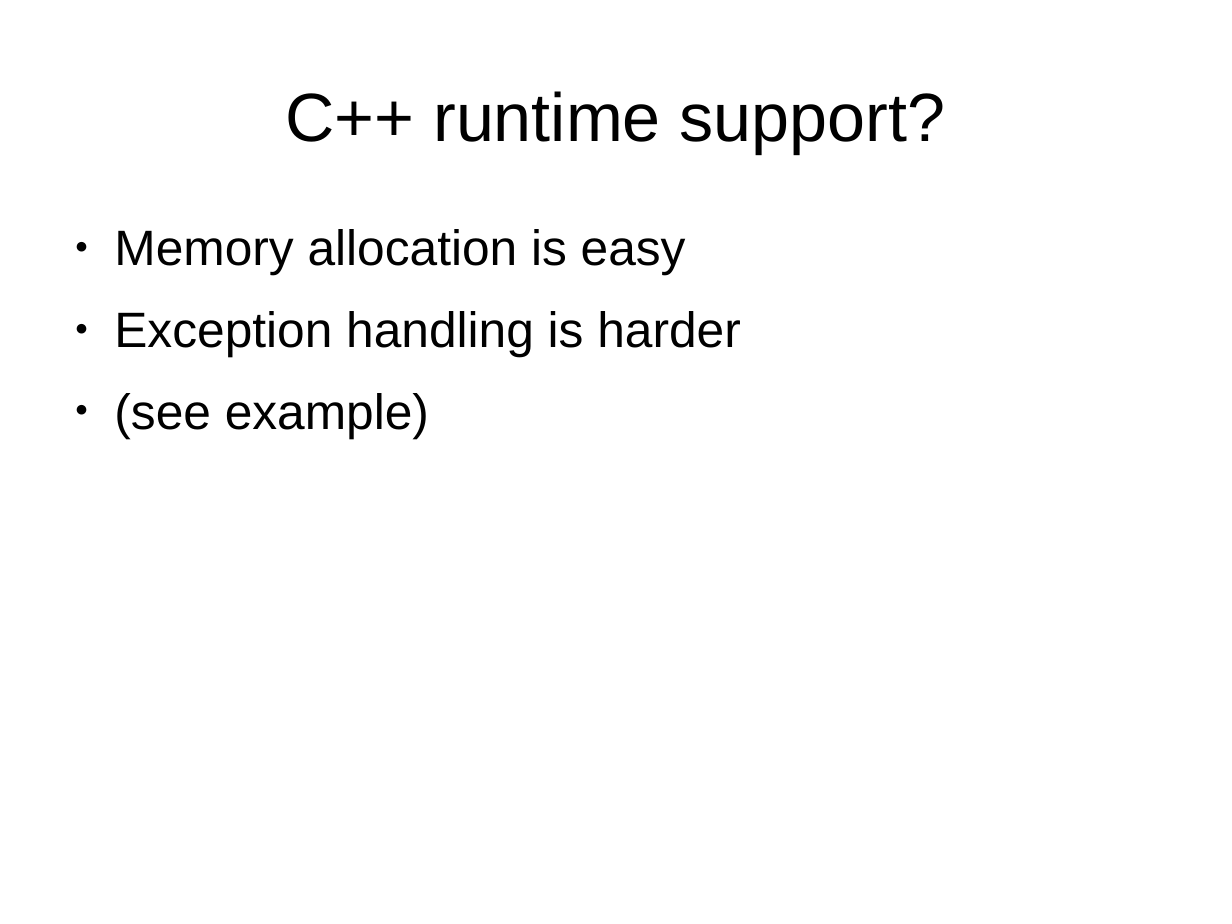
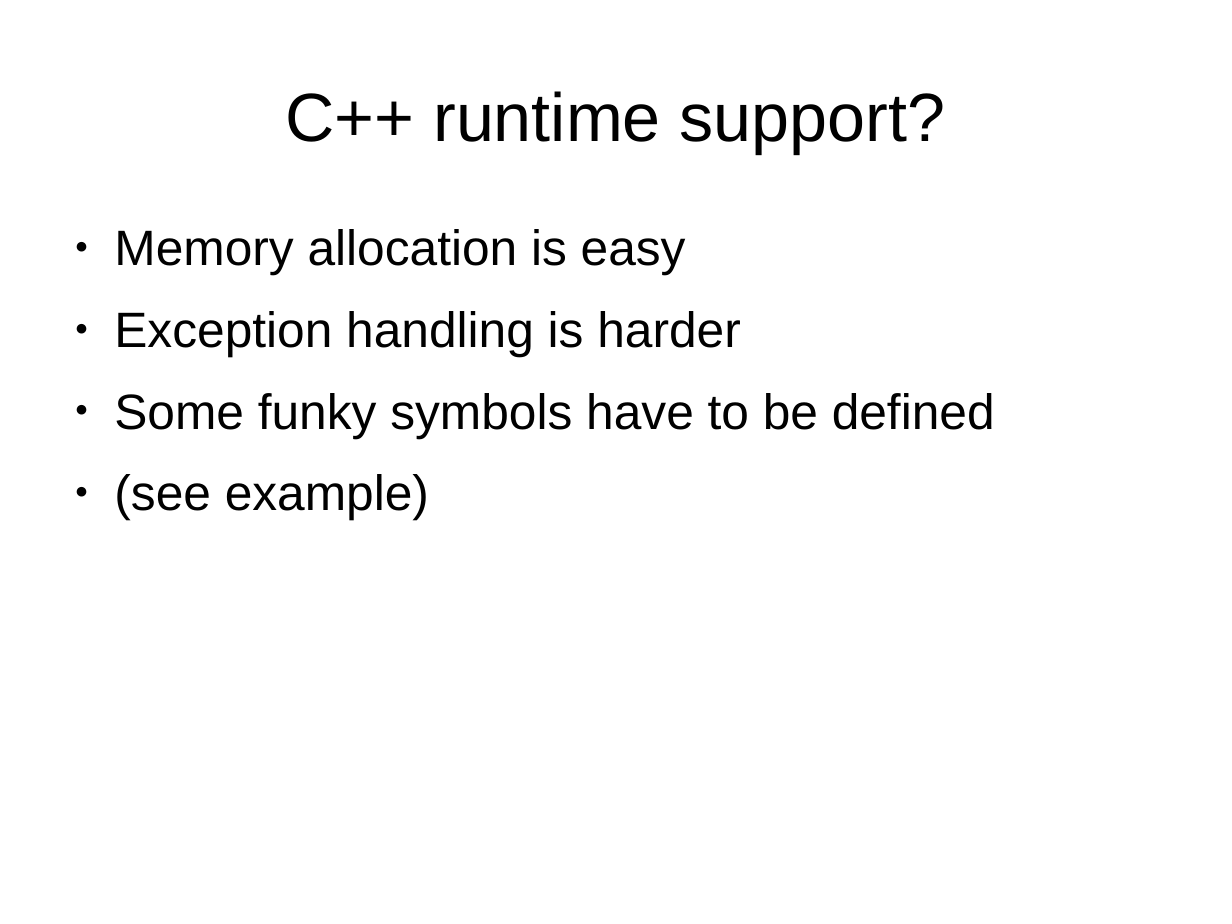
Before and after one commit to veltzer/kcpp, a slide deck: slide 13 of doc/kcpp.odp. Drawn at 1232x924 pixels with LibreOffice and Linux fonts; fonts in the diff are those of the drawing. Boxes give left, top, right and bottom in pixels: in the first picture for what was removed or moved away, otherwise in the second. Text is boxed around its words. In the diff, an @@ line names an element or a change of style, - is before the commit and + after.

```diff
--- a/doc/kcpp.odp
+++ b/doc/kcpp.odp
@@ text at (x1=114, y1=393, x2=995, y2=438): paragraph added @@
+● Some funky symbols have to be defined
```
Also in this commit, not shown: 5 other files.
